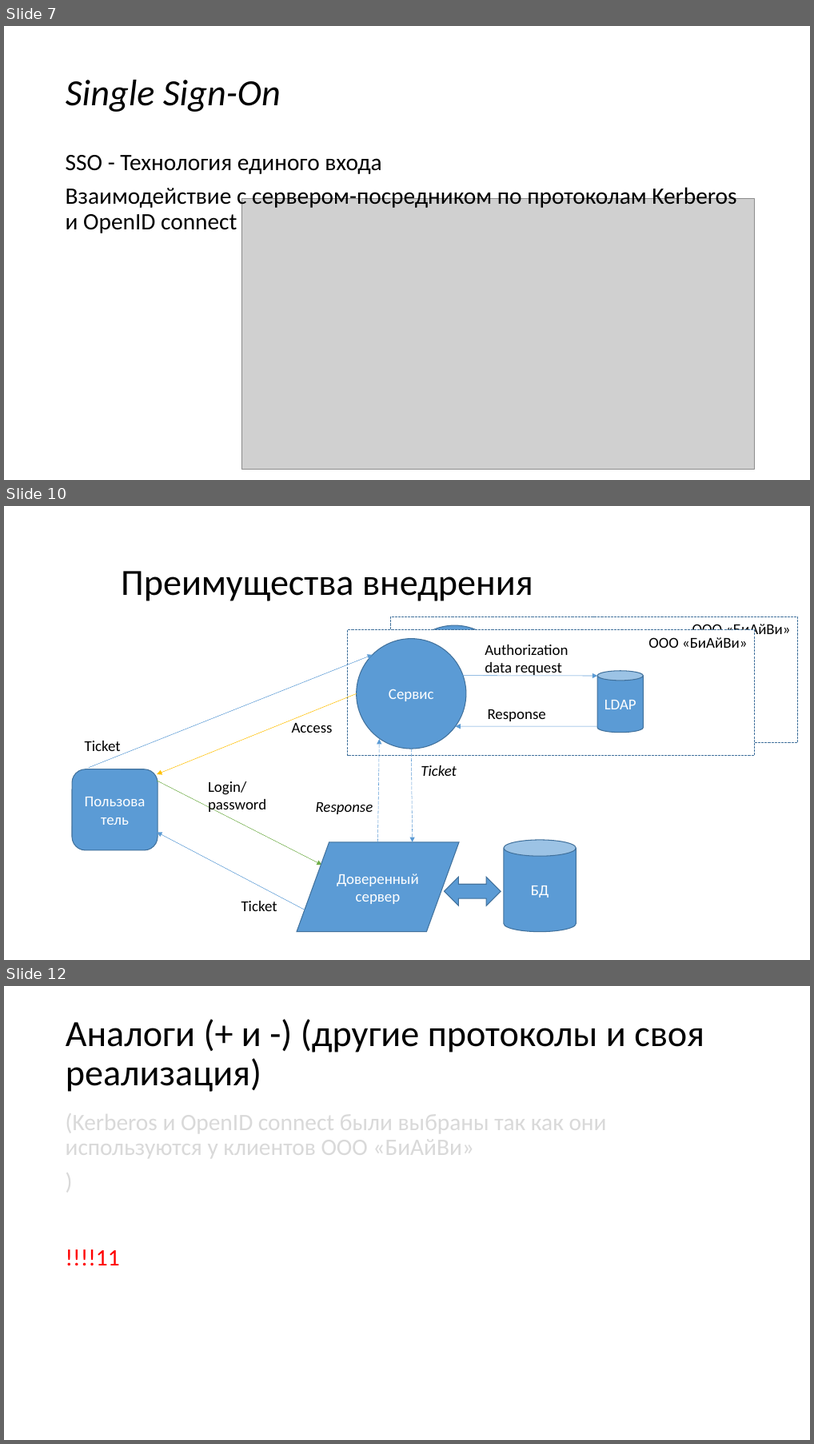
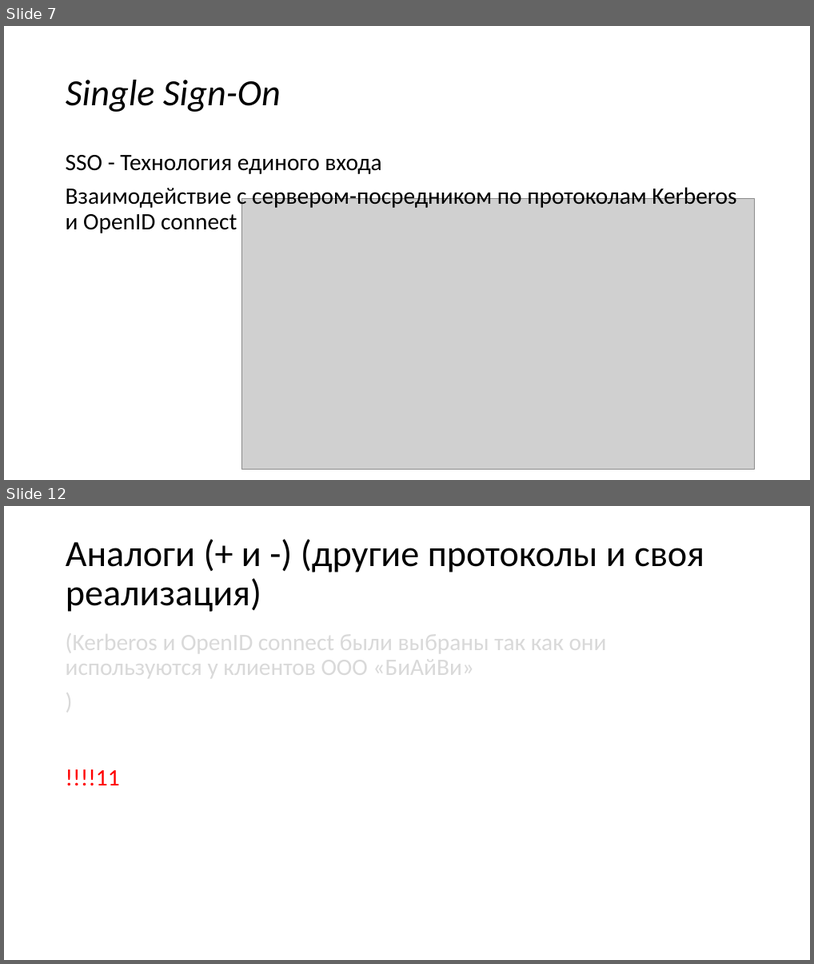
Before and after one commit to KozinOleg97/diplom, a slide deck: Vkr_p2.ppt. Shown one above the other, each under a label of ours: slides 7, 10 and 12 before the commit, slides 7 and 12 after it; the slides between them are not shown. The pictures are 814x1444 and 814x964 pixels, drawn with LibreOffice and Linux fonts; fonts in the diff are those of the drawing; grey boxes stand for pictures. Boxes give left, top, right and bottom in pixels: in the first picture for what was removed or moved away, otherwise in the second. Text is boxed around its words. In the diff, an @@ line names an element or a change of style, - is before the commit and + after.

```diff
--- a/Vkr_p2.ppt
+++ b/Vkr_p2.ppt
@@ slide 10 removed at (4,506,810,960), background #FFFFFF @@
@@ title removed at (121,571,534,601) @@
-Преимущества внедрения
@@ group removed at (391,616,798,742): 2 texts, 1 ellipse, 1 rectangle @@
-Сервис
-Authorization data request
-ООО «БиАйВи»
@@ rectangle removed at (347,630,754,756) @@
@@ ellipse removed at (357,638,466,748) @@
-Сервис
@@ text removed at (485,629,611,676) @@
-Authorization data request
@@ text removed at (649,637,747,648) @@
-ООО «БиАйВи»
@@ arrow removed from (89, 767) to (373, 655) @@
@@ cylinder removed at (598,671,643,732) @@
-LDAP
@@ arrow removed from (357, 693) to (157, 774) @@
@@ arrow removed from (462, 676) to (598, 676) @@
@@ text removed at (488,709,546,721) @@
-Response
@@ text removed at (85,740,121,756) @@
-Ticket
@@ text removed at (292,723,333,732) @@
-Access
@@ arrow removed from (378, 841) to (379, 739) @@
@@ arrow removed from (598, 726) to (455, 726) @@
@@ rounded rectangle removed at (72,769,158,850) @@
-Пользователь
@@ arrow removed from (411, 748) to (413, 841) @@
@@ text removed at (421,765,457,776) @@
-Ticket
@@ arrow removed from (157, 780) to (322, 864) @@
@@ text removed at (208,781,266,814) @@
-Login/
-password
@@ text removed at (316,802,374,814) @@
-Response
@@ arrow removed from (310, 912) to (157, 832) @@
@@ flow chart input output removed at (297,841,459,931) @@
-Доверенный сервер
@@ cylinder removed at (504,840,577,932) @@
-БД
@@ left right arrow removed at (444,876,500,905) @@
@@ text removed at (242,900,278,911) @@
-Ticket
```
Also in this commit, not shown: 4 slides changed, 2 slides added, 1 other slide removed, 1 other file.
